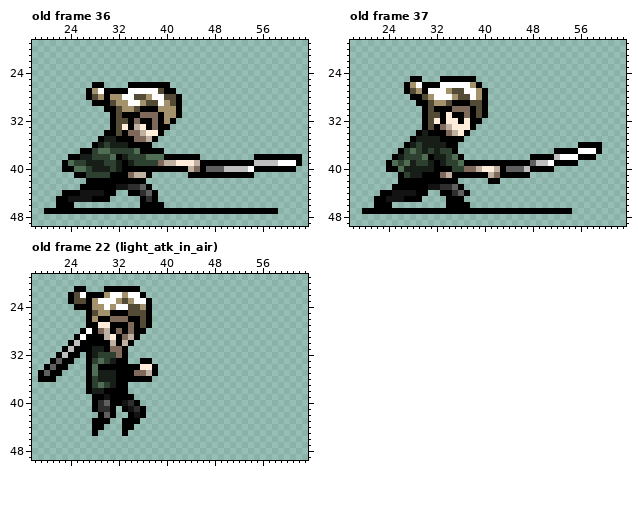
File history of a pixel-art file, honki/hero/new_character_design_demo.aseprite. Above: the version before the commit.
64x64 pixels, 47 frames. Shown: old frame 36: x 18..63, y 19..49; old frame 37: x 18..63, y 19..49; old frame 22 (light_atk_in_air): x 18..63, y 19..49. The commit also changed other frames, which this record leaves out.
After:
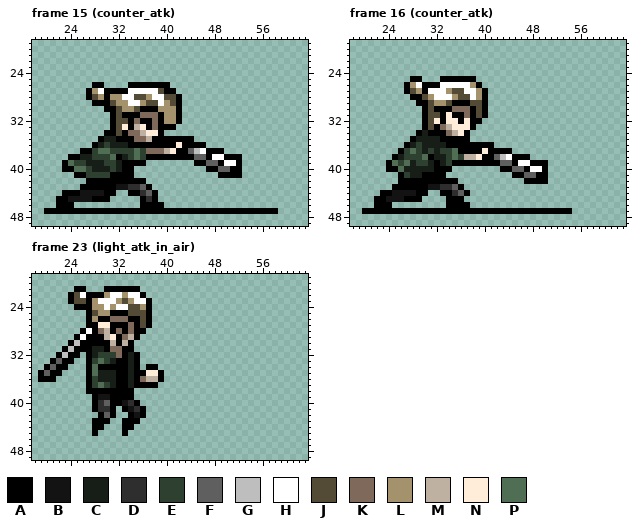
Palette (. is transparent): A #000000  B #131313  C #161e17  D #2e2e2e  E #2e4131  F #5f5f5f  G #bebebe  H #ffffff  J #544b37  K #7e695b  L #a4926c  M #beb1a2  N #ffedd9  P #4f6e53
A new or re-ordered frame is compared with the old frame closest to it.
Log entry: update counter_atk, stand, light_atk_in_air
Diff:
frames 47 -> 49
frames re-ordered
--- frame 15 (counter_atk) against old frame 36, layer "works layer"
@@ x 32..63 @@
 31 JAAAKKKALLA.....................
-32 JJAKAAKALA......................
-33 JNAMNAKAA.......................
+32 JJAKAAKALLA.....................
+33 JNAMNAKAAA......................
 34 JAKKMNNA........................
-35 AAAKKMA.........................
-36 CCAAAA..........................
-37 EEEPAAAA........................
-38 ACEEEPPPAAAAAA.........AAAAAAAA.
-39 CACEEEEKMMNNNMAAAAAAAAAGGGGHHHA.
-40 CAAAAAAAAAAAMKAFFFGGGGHAAAAAAA..
-41 AAKMMA......AAAAAAAAAAA.........
+35 AAAKKMAAAAAAA...................
+36 CCAAAAAAAANAAAA.................
+37 EEEPEKKKMNAAFGHAAA..............
+38 ACEPEAAAAAAAAFFAHHAAA...........
+39 CAAAA........AAFFAHHA...........
+40 CAA............AAFFAA...........
+41 AAA..............AAAA...........
 42 AAAAA...........................
--- frame 16 (counter_atk) is new; against old frame 37, layer "works layer"
@@ x 31..61 @@
 34 AAAKMNA........................
-35 CCAAAA.........................
-36 CCCAA....................AAAA..
-37 ECEEA................AAAAHHHA..
-38 ACCEPA...........AAAAGHHHAAA...
-39 CACEEPAAAAAAAAAAAFGGHAAAA......
-40 CAAAEEKKMNNMAFFFGAAAA..........
-41 AAKMAAAAAAMKAAAAA..............
-42 AAAAA.....AA...................
+35 CCAAAAA........................
+36 CCCAAAAAAAA....................
+37 ECEEPAAAANAAAA.................
+38 ACCEPEMMNAAFGHAAA..............
+39 CACEAAAAAAAAFFAHHAAA...........
+40 CAAA........AAFFAHHA...........
+41 AAA...........AAFFAA...........
+42 AAAAA...........AAAA...........
 43 BBDDFA.........................
--- frame 23 (light_atk_in_air) against old frame 22 (light_atk_in_air), layer "works layer"
@@ x 26..41 @@
 30 AAAAAMAMA.......
-31 AACCAKKA........
-32 .ACEEEKA........
-33 .AEPECAA..AA....
-34 .APAAAAAAANNA...
-35 .APCCCAAAKKMA...
-36 .AECCCAAAAAA....
-37 .AEPECAA........
-38 .ACCAAAA........
-39 ..AABAAAA.......
+31 AACCAKKAA.......
+32 .ACEEEKACA......
+33 .AEPECAACA......
+34 .APAAAAACA.AA...
+35 .APCCCAACAANNA..
+36 .AECCCAACAKMMA..
+37 .AEPECAACAAAA...
+38 .AAAAAAAA.......
+39 ..ABBAAAA.......
 40 ..ADFAABDA......
Boxes around the changes in both pictures, in picture pixels (x1, y1, x2, y2):
changed: (128, 118, 302, 178)
changed: (440, 136, 602, 184)
changed: (128, 346, 164, 394)
changed: (92, 388, 104, 400)
